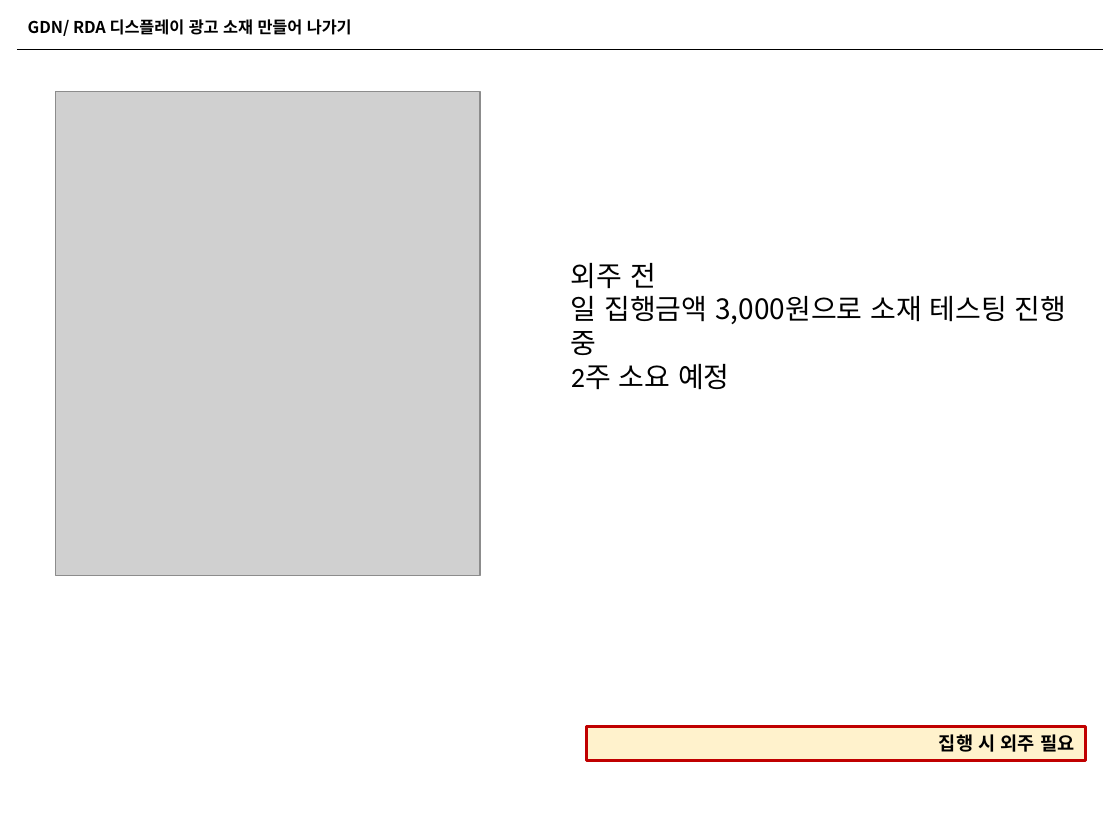
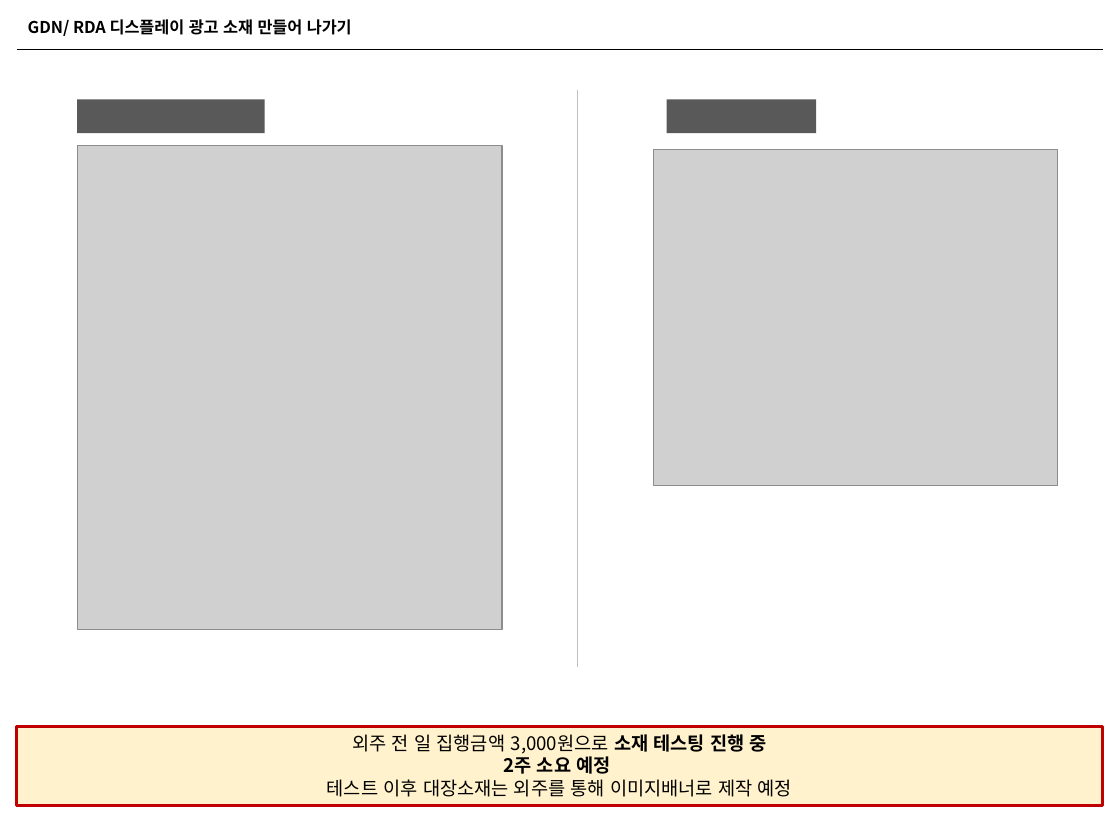
Before and after one commit to naxvinci/marketing, a slide deck: slide 5 of 업무보고0122.pptx (slide 4 before the commit). Drawn at 1120x840 pixels with LibreOffice and Linux fonts; fonts in the diff are those of the drawing; grey boxes stand for pictures. Boxes give left, top, right and bottom in pixels: in the first picture for what was removed or moved away, otherwise in the second. Text is boxed around its words. In the diff, an @@ line names an element or a change of style, - is before the commit and + after.

```diff
--- a/업무보고0122.pptx
+++ b/업무보고0122.pptx
@@ rectangle added at box(77, 100, 264, 133), fill #595959, 12 pt, text #FFFFFF @@
+광고 소재 텍스트 목록
@@ line added from (578, 90) to (578, 666), #BFBFBF 0.5 pt @@
@@ rectangle added at box(666, 100, 815, 133), fill #595959, 12 pt, text #FFFFFF @@
+이미지 소재 예시
@@ picture: place and size @@
-picture at box(55, 92, 479, 576)
+picture at box(77, 146, 502, 629)
@@ picture added at box(653, 150, 1056, 486) @@
@@ text removed at box(571, 263, 1067, 390) @@
-외주 전
-일 집행금액 3,000원으로 소재 테스팅 진행 중
-2주 소요 예정
@@ rectangle added at box(17, 727, 1103, 806), fill #FFF2CC, outline #C00000 2 pt, 12 pt, text #000000 @@
+외주 전 일 집행금액 3,000원으로 소재 테스팅 진행 중
+2주 소요 예정
+테스트 이후 대장소재는 외주를 통해 이미지배너로 제작 예정
@@ rectangle removed at box(587, 727, 1086, 760) @@
-집행 시 외주 필요
```
Also in this commit, not shown: 9 other slides changed, 3 slides added, 1 slide removed, 1 other file.
